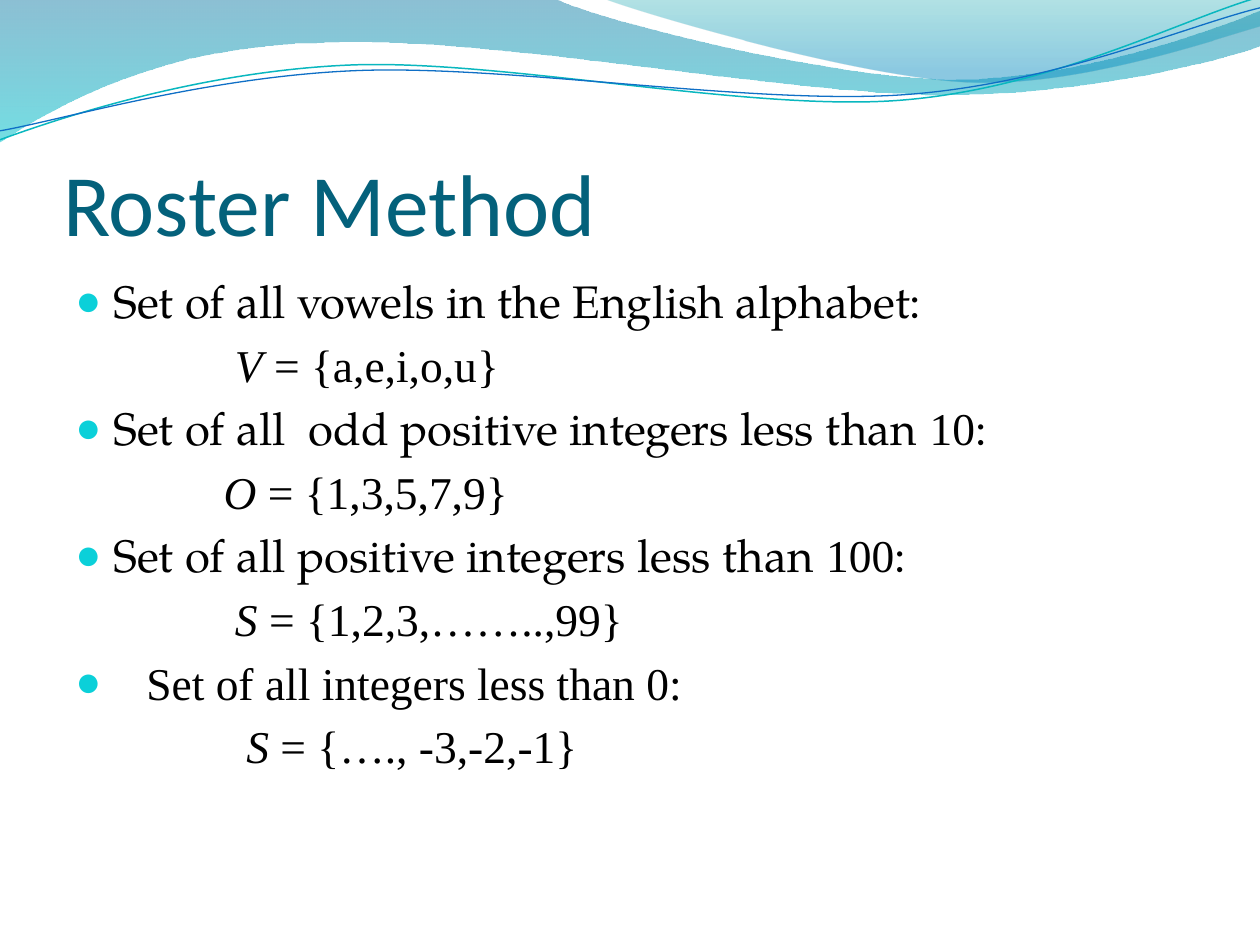
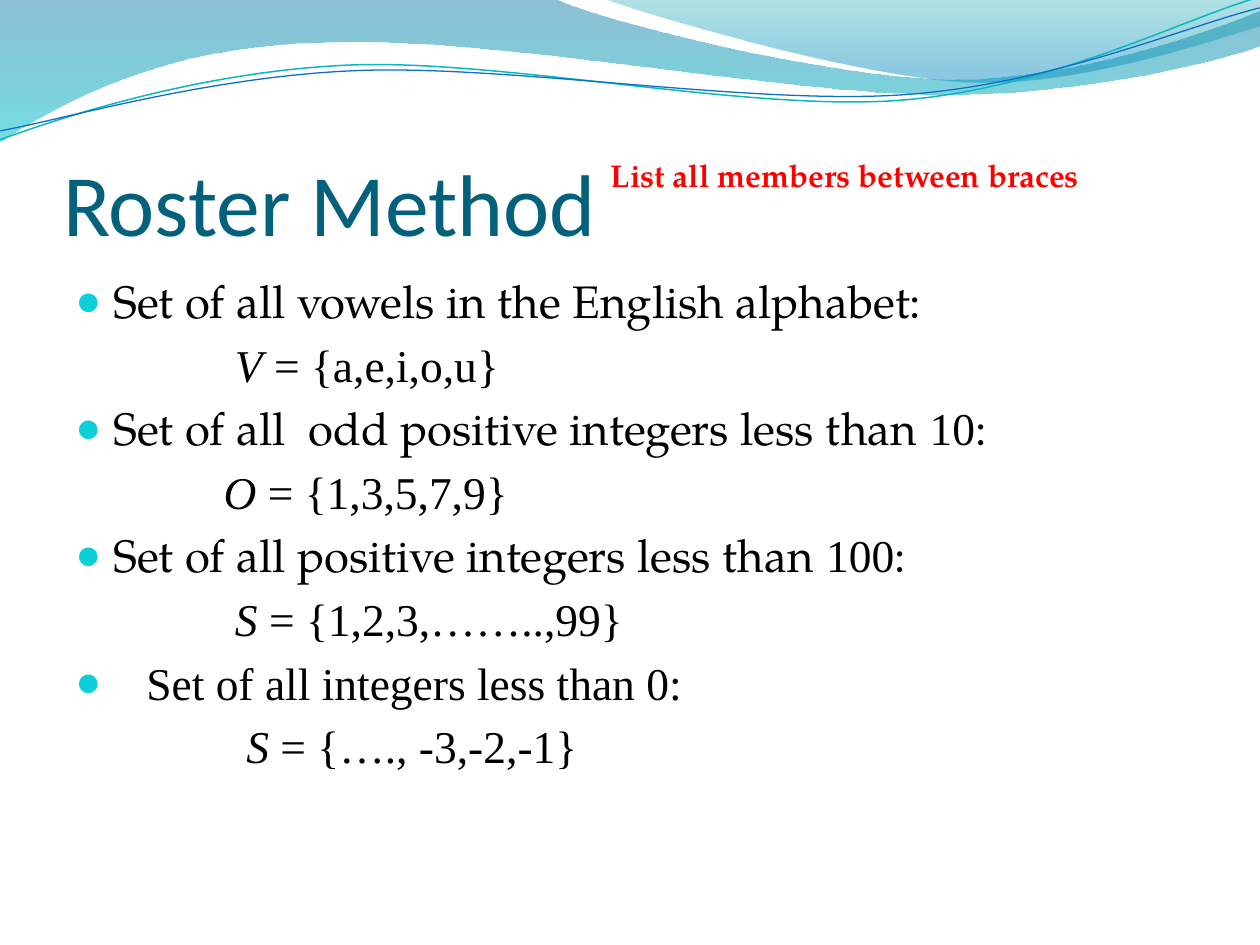
Before and after one commit to lin-chen-GA/lin-chen-GA.github.io, a slide deck: slide 6 of cs2620/slides/cs2620_notes2.pptx. Drawn at 1260x945 pixels with LibreOffice and Linux fonts; fonts in the diff are those of the drawing; background and template pictures are left out. Boxes give left, top, right and bottom in pixels: in the first picture for what was removed or moved away, otherwise in the second. Text is boxed around its words. In the diff, an @@ line names an element or a change of style, - is before the commit and + after.

```diff
--- a/cs2620/slides/cs2620_notes2.pptx
+++ b/cs2620/slides/cs2620_notes2.pptx
@@ text added at (611,164,1079,188), 18 pt, text #FF0000, bold @@
+List all members between braces
```
Also in this commit, not shown: 9 other slides changed, 2 slides added, 2 other files.
